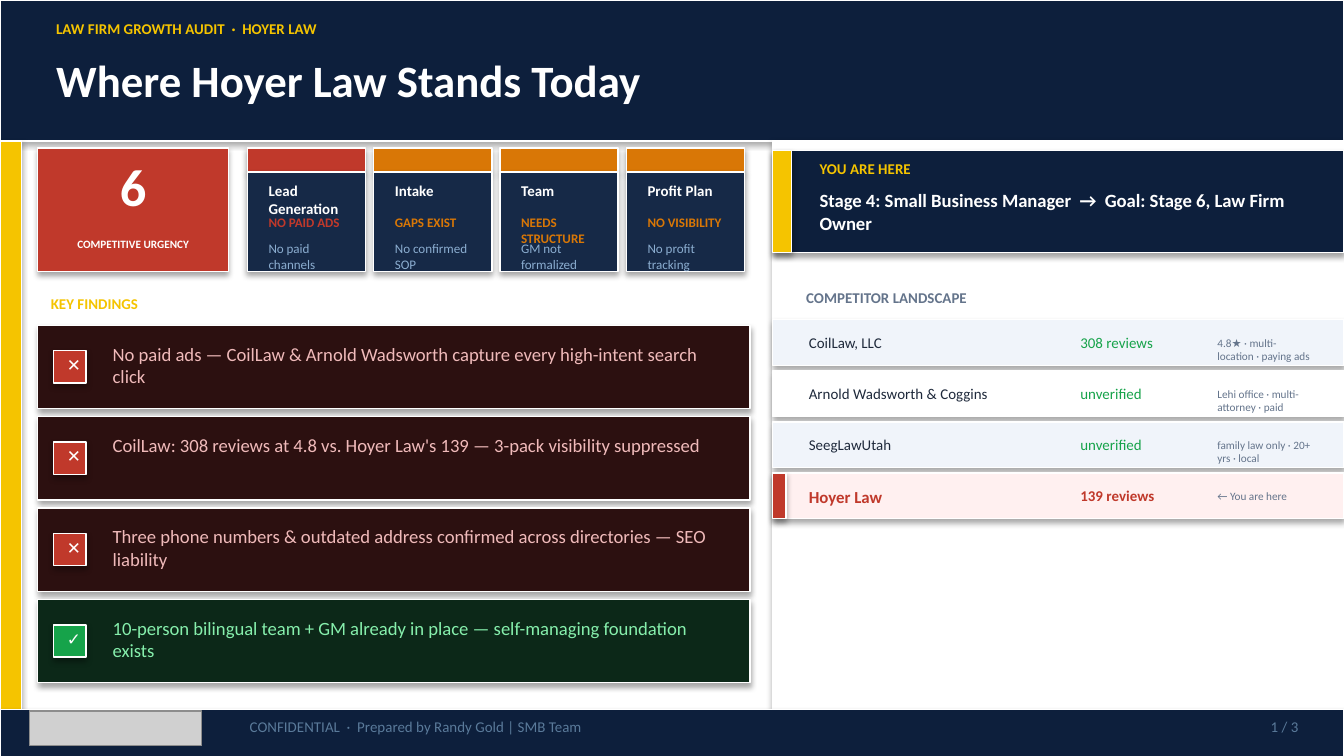
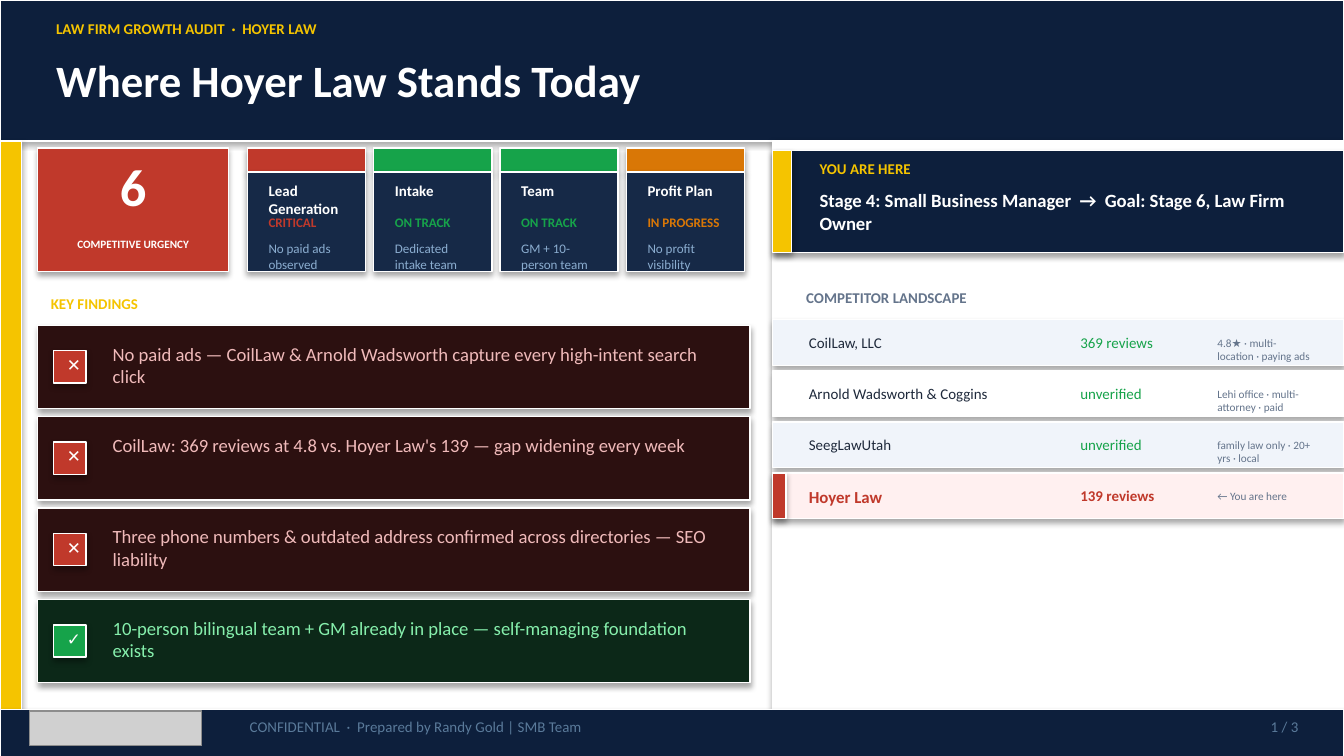
Before and after one commit to SMB-Team-Technology/workwith-smbteam, a slide deck: slide 1 of hoyer-law/Hoyer_Law_June_5_2026_Proposal.pptx. Drawn at 1344x756 pixels with LibreOffice and Linux fonts; fonts in the diff are those of the drawing; grey boxes stand for pictures. Boxes give left, top, right and bottom in pixels: in the first picture for what was removed or moved away, otherwise in the second. Text is boxed around its words. In the diff, an @@ line names an element or a change of style, - is before the commit and + after.

```diff
--- a/hoyer-law/Hoyer_Law_June_5_2026_Proposal.pptx
+++ b/hoyer-law/Hoyer_Law_June_5_2026_Proposal.pptx
@@ rectangle at <box>374,148,492,172</box>: fill #D97706 to #16A34A @@
@@ rectangle at <box>500,148,618,172</box>: fill #D97706 to #16A34A @@
@@ text at <box>269,218,317,227</box>: text changed @@
-NO PAID ADS
+CRITICAL
@@ text at <box>395,218,450,227</box>: text changed; text colour #D97706 to #16A34A @@
-GAPS EXIST
+ON TRACK
@@ text at <box>521,218,576,227</box>: text changed; text colour #D97706 to #16A34A @@
-NEEDS STRUCTURE
+ON TRACK
@@ text at <box>648,218,719,227</box>: text changed @@
-NO VISIBILITY
+IN PROGRESS
@@ text at <box>269,244,330,273</box>: text changed @@
-No paid channels
+No paid ads observed
@@ text at <box>395,244,457,273</box>: text changed @@
-No confirmed SOP
+Dedicated intake team
@@ text at <box>521,244,587,273</box>: text changed @@
-GM not formalized
+GM + 10-person team
@@ text at <box>648,244,695,273</box>: text changed @@
-No profit tracking
+No profit visibility
@@ text at <box>1080,338,1152,348</box>: text changed @@
-308 reviews
+369 reviews
@@ text at <box>113,439,685,455</box>: text changed @@
-CoilLaw: 308 reviews at 4.8 vs. Hoyer Law's 139 — 3-pack visibility suppressed
+CoilLaw: 369 reviews at 4.8 vs. Hoyer Law's 139 — gap widening every week
```
Also in this commit, not shown: 2 other slides changed, 1 other file.
